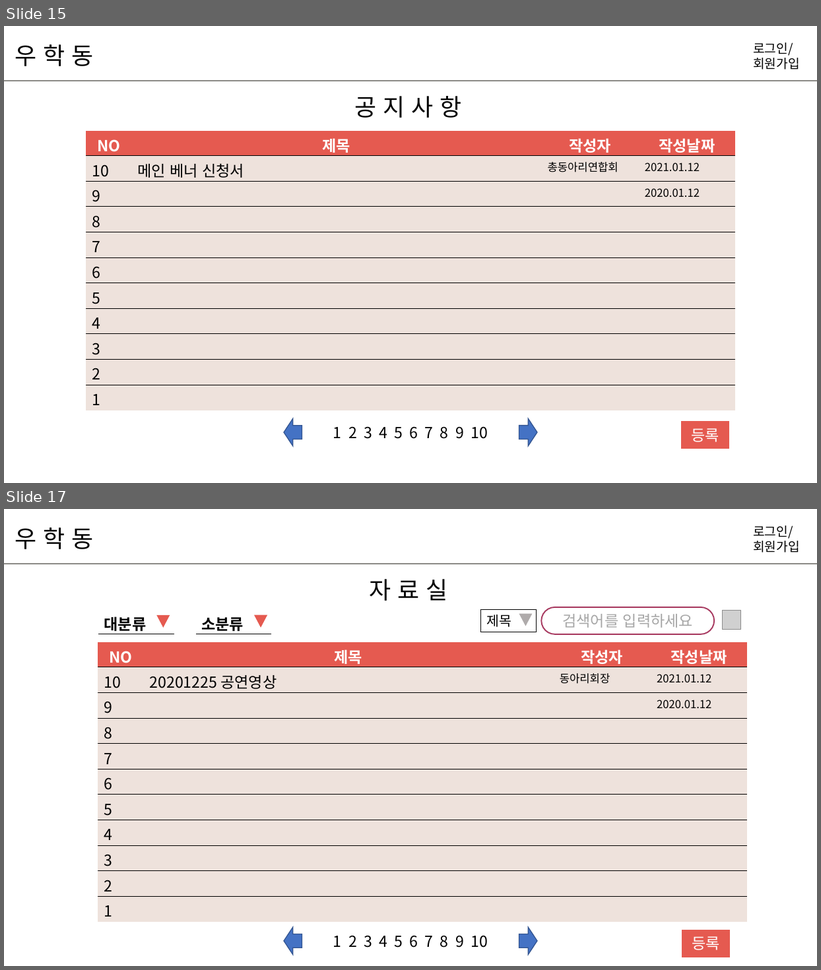
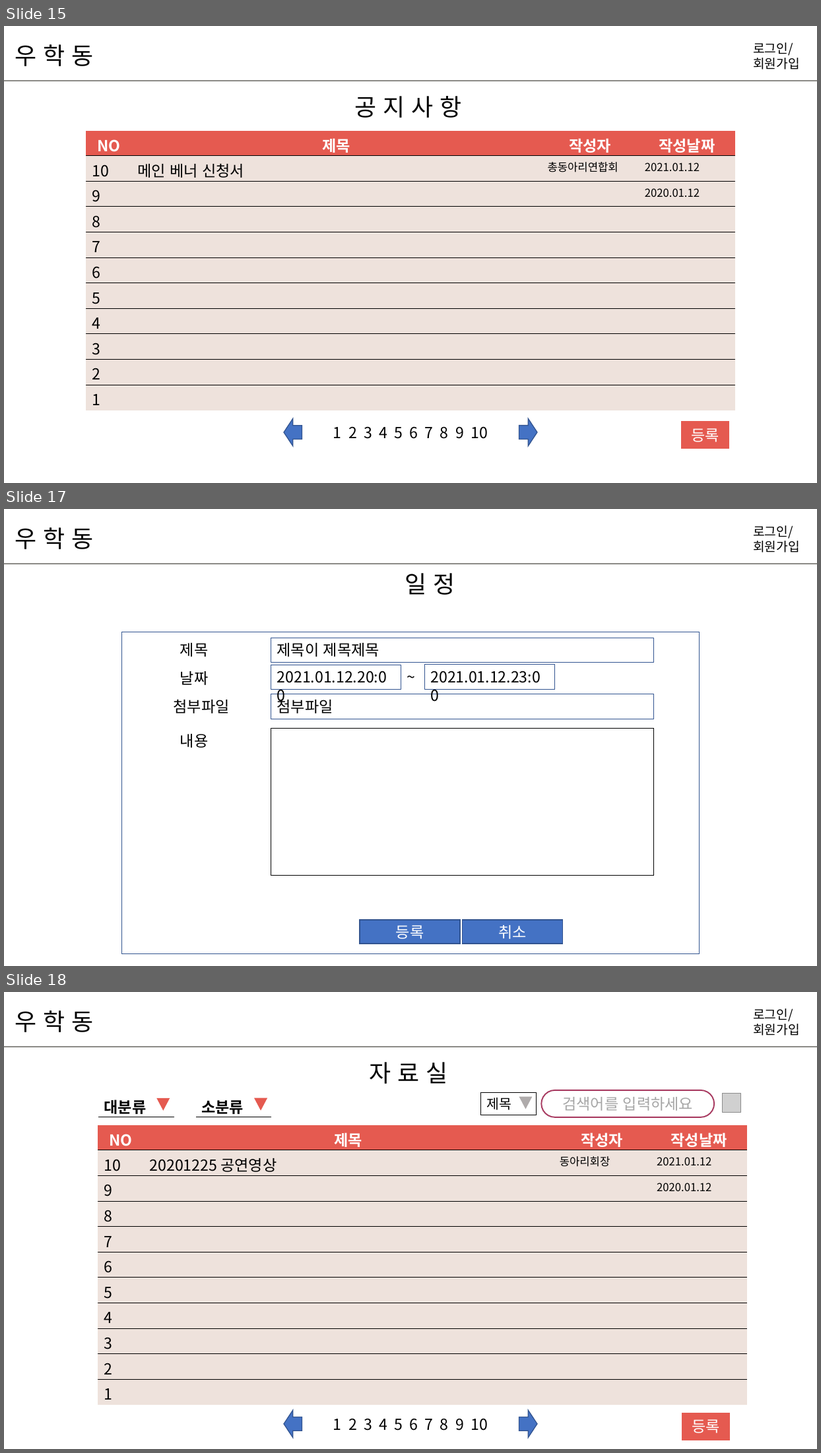
Before and after one commit to hyunniesss/ToyProject, a slide deck: document/와이어프레임/우학동_와이어프레임.pptx. Shown one above the other, each under a label of ours: slides 15 and 17 before the commit, slides 15, 17 and 18 after it; the slides between them are not shown. The pictures are 821x970 and 821x1453 pixels, drawn with LibreOffice and Linux fonts; fonts in the diff are those of the drawing; grey boxes stand for pictures. Boxes give left, top, right and bottom in pixels: in the first picture for what was removed or moved away, otherwise in the second. Text is boxed around its words. In the diff, an @@ line names an element or a change of style, - is before the commit and + after.

```diff
--- a/document/와이어프레임/우학동_와이어프레임.pptx
+++ b/document/와이어프레임/우학동_와이어프레임.pptx
@@ slide 17 added at box(4, 509, 817, 966), background #FFFFFF @@
@@ text added at box(15, 527, 93, 549), 28 pt, text #000000 @@
+우 학 동
@@ text added at box(753, 525, 800, 553), 15 pt, text #000000 @@
+로그인/
+회원가입
@@ line added from (4, 564) to (817, 564), #8B8A86 1.5 pt @@
@@ text added at box(405, 573, 455, 595), 28 pt, text #000000 @@
+일 정
@@ rectangle added at box(121, 632, 700, 955), outline #325491 1 pt @@
@@ text added at box(180, 643, 209, 657), 18 pt, text #000000 @@
+제목
@@ rectangle added at box(271, 638, 654, 662), outline #325491 0.75 pt, 18 pt, text #000000 @@
+제목이 제목제목
@@ rectangle added at box(271, 665, 402, 690), outline #325491 0.75 pt, 18 pt, text #000000 @@
+2021.01.12.20:00
@@ text added at box(401, 665, 425, 690), 18 pt, text #000000 @@
+~
@@ rectangle added at box(425, 665, 556, 689), outline #325491 0.75 pt, 18 pt, text #000000 @@
+2021.01.12.23:00
@@ text added at box(180, 671, 209, 685), 18 pt, text #000000 @@
+날짜
@@ text added at box(173, 699, 229, 714), 18 pt, text #000000 @@
+첨부파일
@@ rectangle added at box(271, 694, 654, 719), outline #325491 0.75 pt, 18 pt, text #000000 @@
+첨부파일
@@ text added at box(180, 734, 209, 748), 18 pt, text #000000 @@
+내용
@@ rectangle added at box(271, 729, 654, 875), outline #000000 1 pt, 18 pt, text #FFFFFF @@
+내용이 내용내용
@@ rectangle added at box(360, 920, 459, 944), fill #4472C4, outline #325491 1 pt, 18 pt, text #FFFFFF @@
+등록
@@ rectangle added at box(463, 920, 563, 944), fill #4472C4, outline #325491 1 pt, 18 pt, text #FFFFFF @@
+취소
@@ what was slide 17 is now slide 18 @@
```
Also in this commit, not shown: 1 slide changed.
